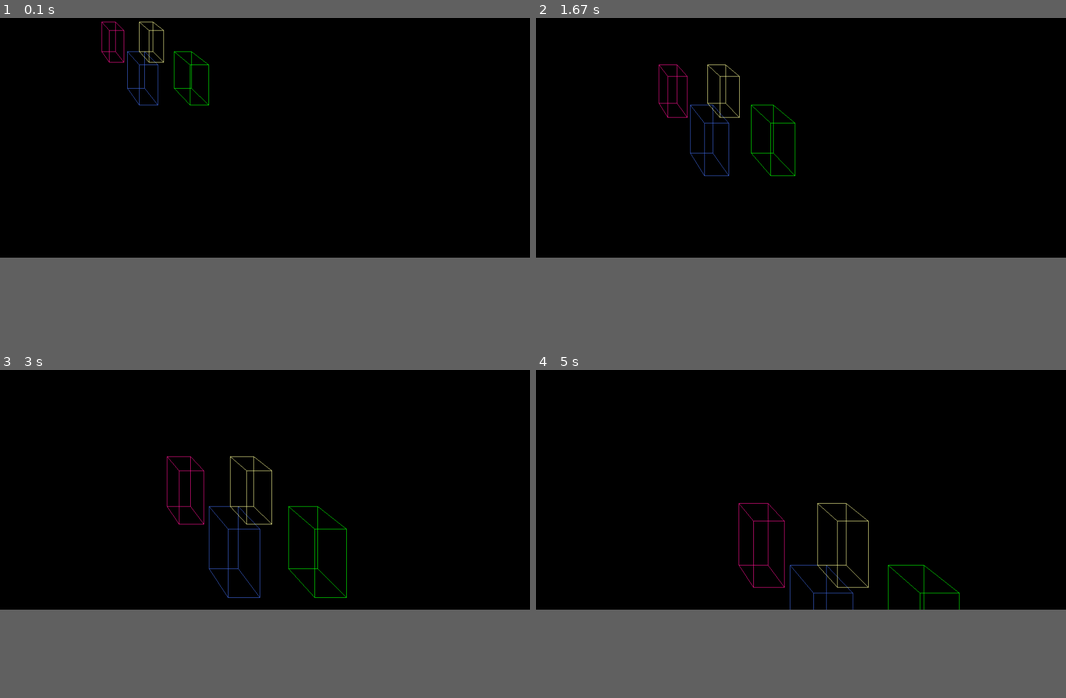
Above: before the commit, frames 1-4 (two rows, left to right).
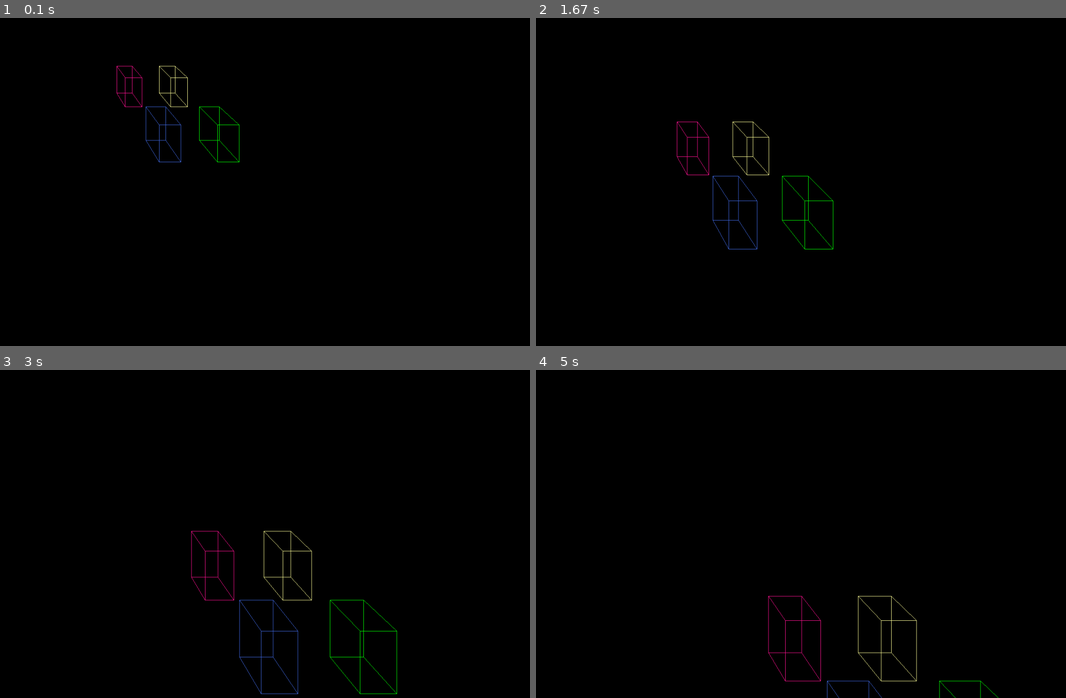
Above: after the commit, the same moments.

Repository: pabramowska/graphics
Game: pygame game, started from projection.py
Same seed, same stepped clock (60 frames per second), same inputs: the game is played once before the commit and once after it.
Inputs:
- Up to frame 1 (0.1 s): no input
- Up to frame 2 (1.67 s): tap S at 0.33 s; hold Right 0.67-1.13 s; tap Z at 0.73, 1.03, 1.23, 1.57 s; tap X at 0.82 s; hold Up 1.17-1.47 s; hold W 1.17-1.47 s; hold Right from 1.5 s (still down)
- Up to frame 3 (3 s): tap Z at 1.87, 2.07, 2.37, 2.63, 2.97 s; release Right at 1.97 s; hold Left 2-2.53 s; tap X at 2.15 s; hold Down 2.57-2.87 s; hold S 2.57-2.87 s; hold Left from 2.9 s (still down)
- Up to frame 4 (5 s): tap Z at 3.27, 3.4, 3.8, 4.1, 4.47, 4.87 s; release Left at 3.3 s; hold Up 3.33-3.7 s; hold W 3.33-3.7 s; tap X at 3.48, 4.95 s; hold Right 3.73-4.37 s; hold Down 4.4-4.77 s; hold S 4.4-4.77 s; hold Left from 4.8 s (still down)
In our replay, the window is 900x600 before the commit and 900x750 after it. These sizes can differ from the game's own. Grey fills any space a smaller window leaves; there, only what the larger window draws over its background counts as a difference.

The runs differ from the first frame. In frame 1, 1.1% of the frame differs, in the area x 19-46%, y 1-44%; in frame 2, 1.3%; in frame 3, 1.9%, in the area x 31-75%, y 26-99%; in frame 4, 1.5%.

Commit message:
correction

Diff:
--- a/projection.py
+++ b/projection.py
@@ -2,7 +2,7 @@
 import pygame
 
 pygame.init()
-surface_size = (1200,800)
+surface_size = (1200,1000)
 surface = pygame.display.set_mode(surface_size)
 
 white = (255,255,255)
@@ -13,24 +13,10 @@
 green = (0,255,0)
 
 #współrzędne obiektów
-location_first_front = np.array([[519, 400, 1.5], [589, 400,1.5], [519, 500,1.5], [589, 500,1.5],[519, 400, 1.6], [589, 400,1.6], [519, 500,1.6], [589, 500,1.6]])
-location_first_back = np.array([[520, 400, 1.2], [590, 400,1.2], [520, 500,1.2], [590, 500,1.2],[520, 400, 1.3], [590, 400,1.3], [520, 500,1.3], [590, 500,1.3]])
-location_second_front = np.array([[709, 400,1.5], [779, 400, 1.5], [709, 500, 1.5], [779, 500, 1.5], [709, 400, 1.6], [779, 400, 1.6], [709, 500, 1.6], [779, 500, 1.6]])
-location_second_back = np.array([[710, 400, 1.2], [780, 400, 1.2], [710, 500, 1.2], [780, 500, 1.2], [710, 400, 1.3], [780, 400, 1.3], [710, 500, 1.3], [780, 500, 1.3]])
-
-#macierz rzutowania
-z_min = 0.1
-d=0.1
-z_max = 1000
-field_of_view = 90
-aspect_ratio = surface_size[1]/surface_size[0]
-field_of_view_rad = 1/np.tan(np.deg2rad(field_of_view/2))
-projection_matrix = np.array([[0.0,0.0,0.0,0.0] for _ in range(4)])
-projection_matrix[0][0] = aspect_ratio * field_of_view_rad
-projection_matrix[1][1] = field_of_view_rad
-projection_matrix[2][2] = z_max/(z_max-z_min)
-projection_matrix[2][3] = 1
-projection_matrix[3][2] = (-z_max*z_min)/(z_max-z_min)
+location_first_front = np.array([[519, 600, 1.5], [589, 600,1.5], [519, 700,1.5], [589, 700,1.5],[519, 600, 1.6], [589, 600,1.6], [519, 700,1.6], [589, 700,1.6]])
+location_first_back = np.array([[520, 600, 1.2], [590, 600,1.2], [520, 700,1.2], [590, 700,1.2],[520, 600, 1.3], [590, 600,1.3], [520, 700,1.3], [590, 700,1.3]])
+location_second_front = np.array([[709, 600,1.5], [779, 600, 1.5], [709, 700, 1.5], [779, 700, 1.5], [709, 600, 1.6], [779, 600, 1.6], [709, 700, 1.6], [779, 700, 1.6]])
+location_second_back = np.array([[710, 600, 1.2], [780, 600, 1.2], [710, 700, 1.2], [780, 700, 1.2], [710, 600, 1.3], [780, 600, 1.3], [710, 700, 1.3], [780, 700, 1.3]])
 
 
 def multiply_vector_normalized(vector, matrix):
@@ -42,7 +28,21 @@
 
 
 def project(coordinates):
+
+    # macierz rzutowania
+    z_min = 0.1
+    z_max = 1000
+    field_of_view =  95
+    aspect_ratio = surface_size[1] / surface_size[0]
+    field_of_view_rad = 1 / np.tan(np.deg2rad(field_of_view / 2))
+    projection_matrix = np.array([[0.0, 0.0, 0.0, 0.0] for _ in range(4)])
+    projection_matrix[0][0] = aspect_ratio * field_of_view_rad
+    projection_matrix[1][1] = field_of_view_rad
+    projection_matrix[2][2] = z_max / (z_max - z_min)
+    projection_matrix[2][3] = 1
+    projection_matrix[3][2] = (-z_max * z_min) / (z_max - z_min)
     vector_list = []
+
     for vector in coordinates:
         vector_list.append(multiply_vector_normalized(vector,projection_matrix))
     return np.array(vector_list)
